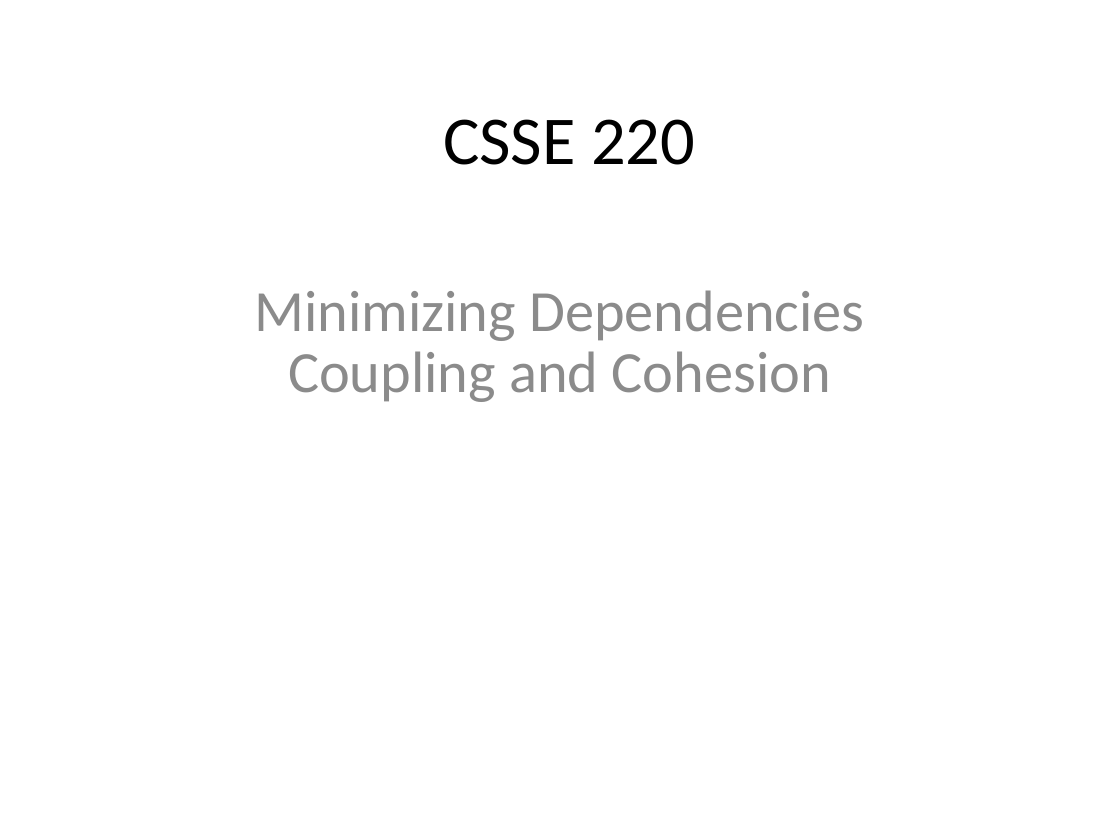
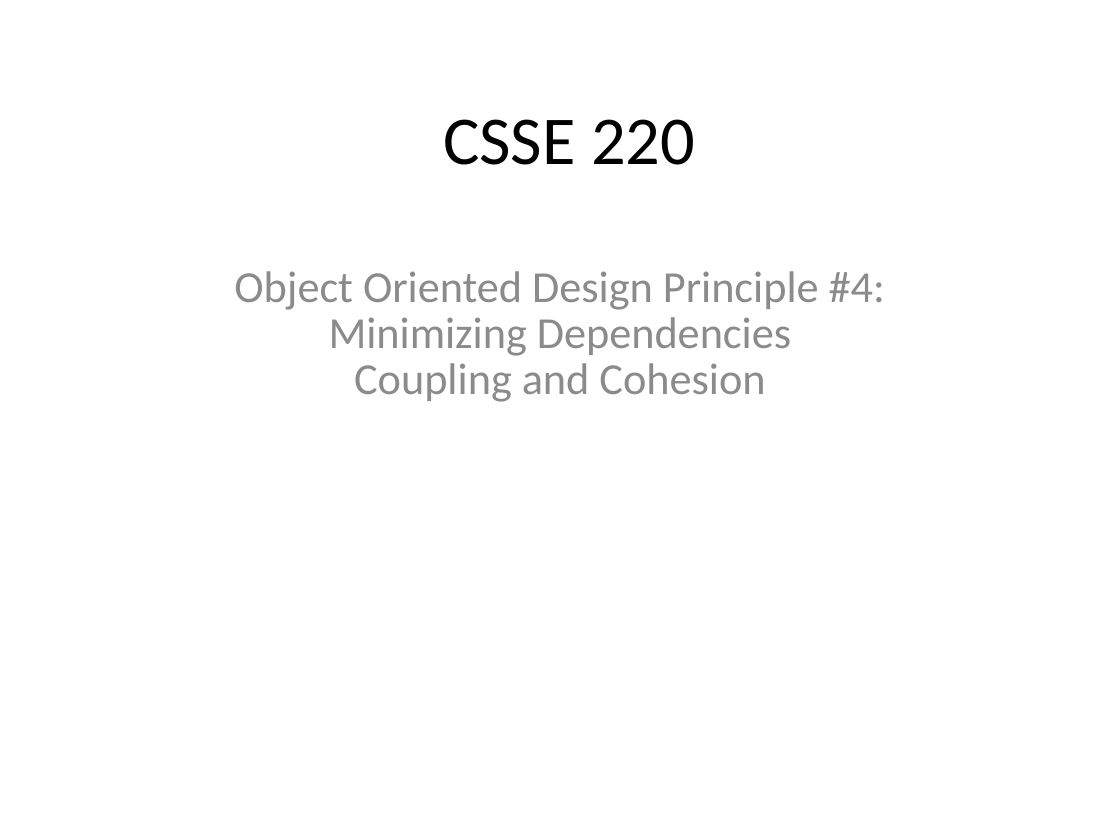
Before and after one commit to RHIT-CSSE/csse220, a slide deck: slide 1 of ClassMaterials/CohesionAndCoupling/Slides/Cohesion_And_Coupling.pptx. Drawn at 1120x840 pixels with LibreOffice and Linux fonts; fonts in the diff are those of the drawing. Boxes give left, top, right and bottom in pixels: in the first picture for what was removed or moved away, otherwise in the second. Text is boxed around its words. In the diff, an @@ line names an element or a change of style, - is before the commit and + after.

```diff
--- a/ClassMaterials/CohesionAndCoupling/Slides/Cohesion_And_Coupling.pptx
+++ b/ClassMaterials/CohesionAndCoupling/Slides/Cohesion_And_Coupling.pptx
@@ subtitle at <box>234,271,885,310</box>: paragraph added @@
+Object Oriented Design Principle #4:
@@ subtitle at <box>329,317,791,402</box>: size 37.5 to 28.5 pt in "Minimizing Dependencies", "Coupling and Cohesion"; less space between paragraphs @@
```
Also in this commit, not shown: 7 other slides changed.
